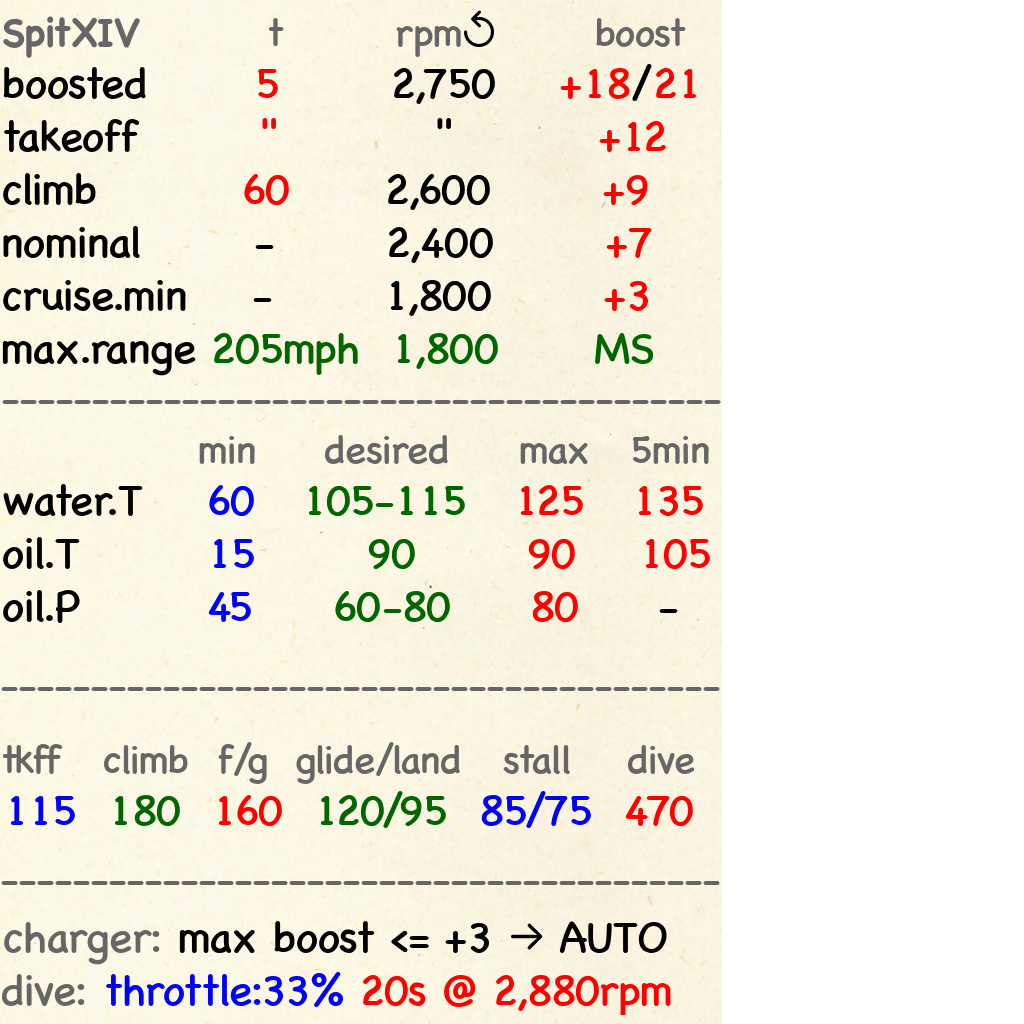
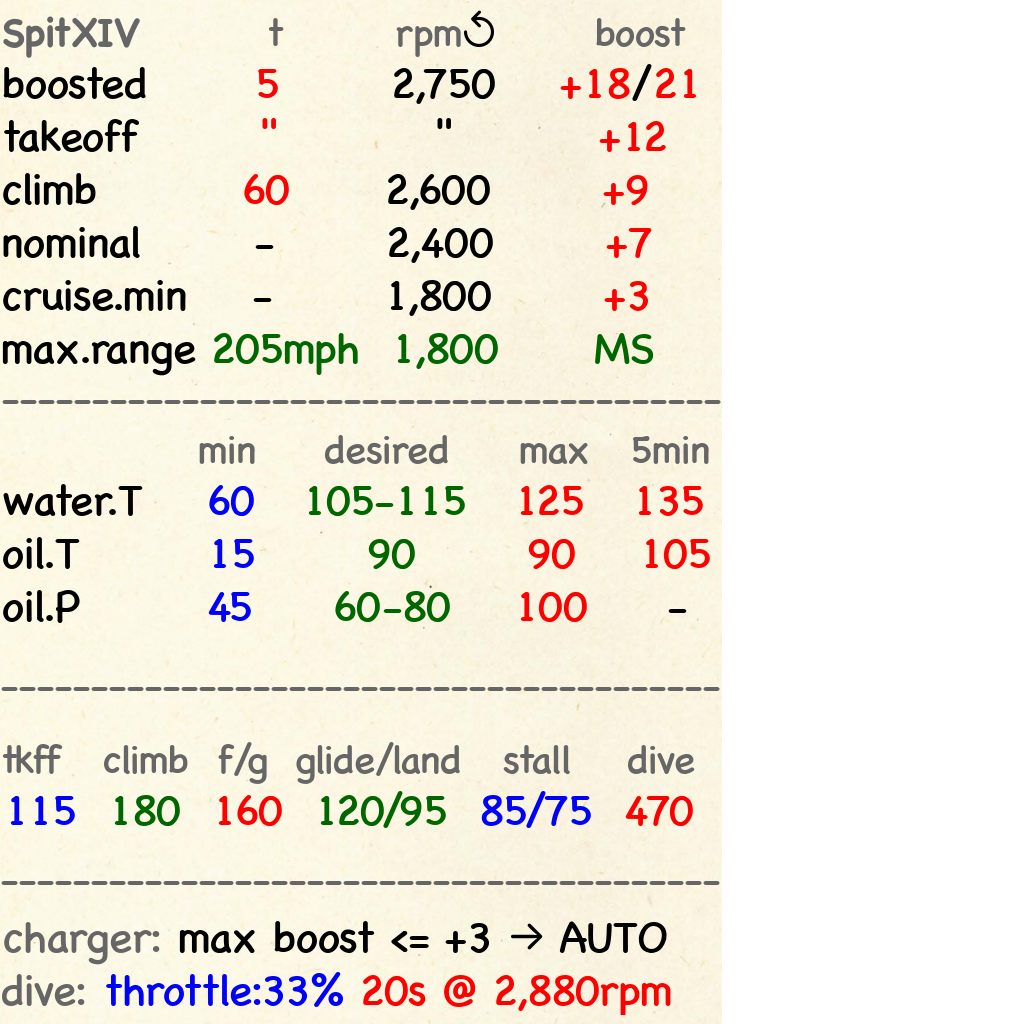
Layer changes from the first 1024px x 1024px image to the second:
painted on "min desired ..." over [520, 591, 687, 622]
